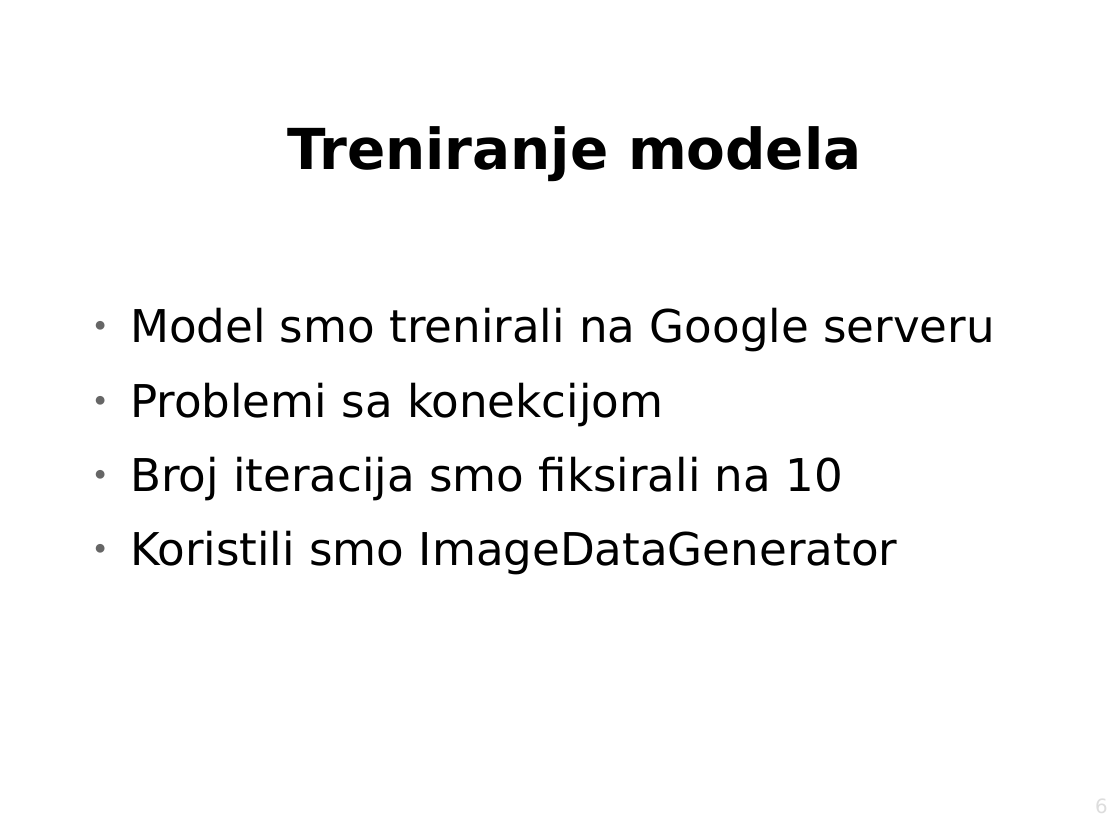
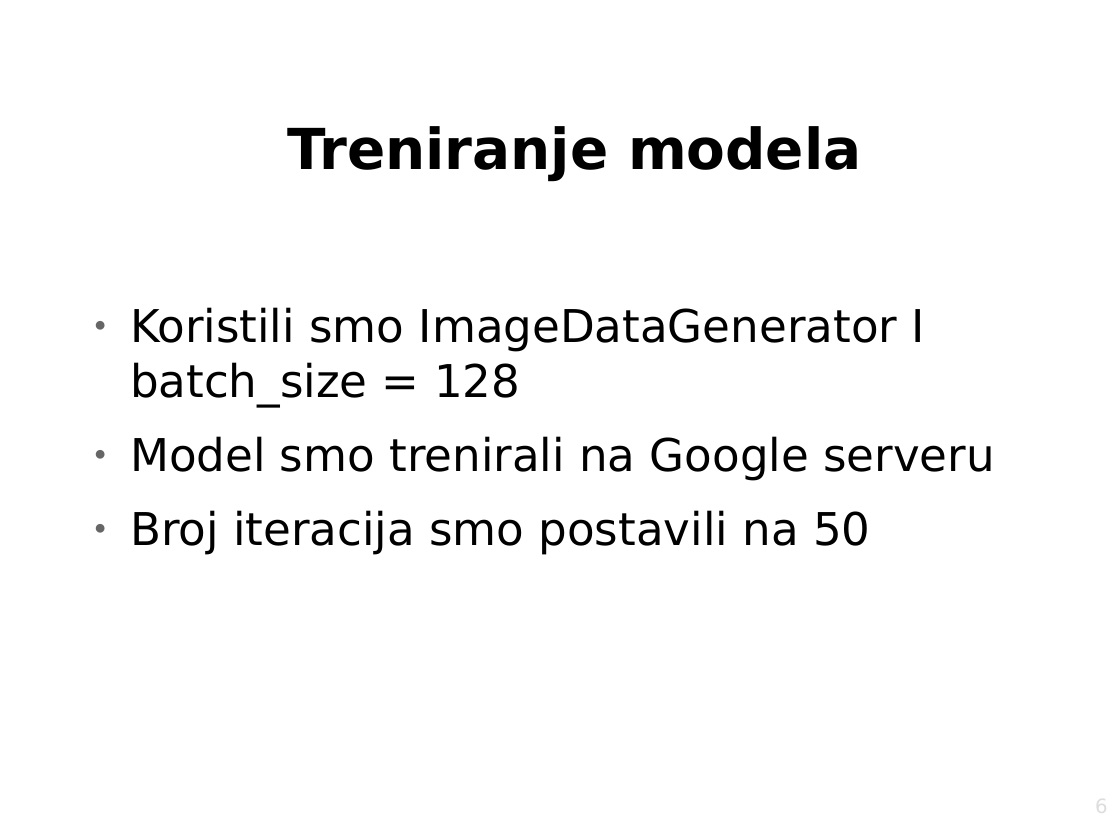
Before and after one commit to stefan996/digitRecognition, a slide deck: slide 6 of description/presentation.odp. Drawn at 1120x840 pixels with LibreOffice and Linux fonts; fonts in the diff are those of the drawing; background and template pictures are left out. Boxes give left, top, right and bottom in pixels: in the first picture for what was removed or moved away, otherwise in the second. Text is boxed around its words. In the diff, an @@ line names an element or a change of style, - is before the commit and + after.

```diff
--- a/description/presentation.odp
+++ b/description/presentation.odp
@@ text at bbox=[130, 307, 925, 407]: paragraph added @@
+● Koristili smo ImageDataGenerator I batch_size = 128
@@ text at bbox=[130, 510, 870, 555]: text changed @@
-● Problemi sa konekcijom
-● Broj iteracija smo fiksirali na 10
-● Koristili smo ImageDataGenerator
+● Broj iteracija smo postavili na 50
```
Also in this commit, not shown: 1 other slide changed, 3 slides added, 1 slide removed, 4 other files.
